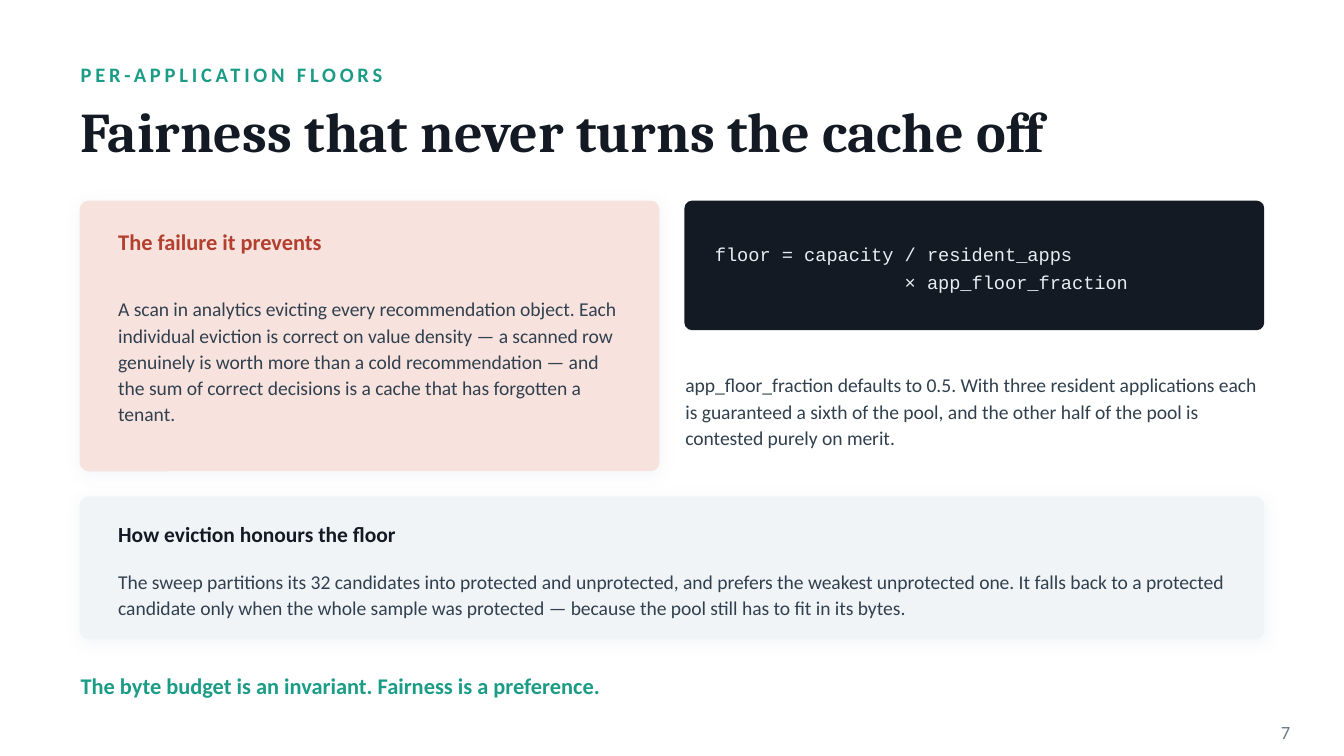
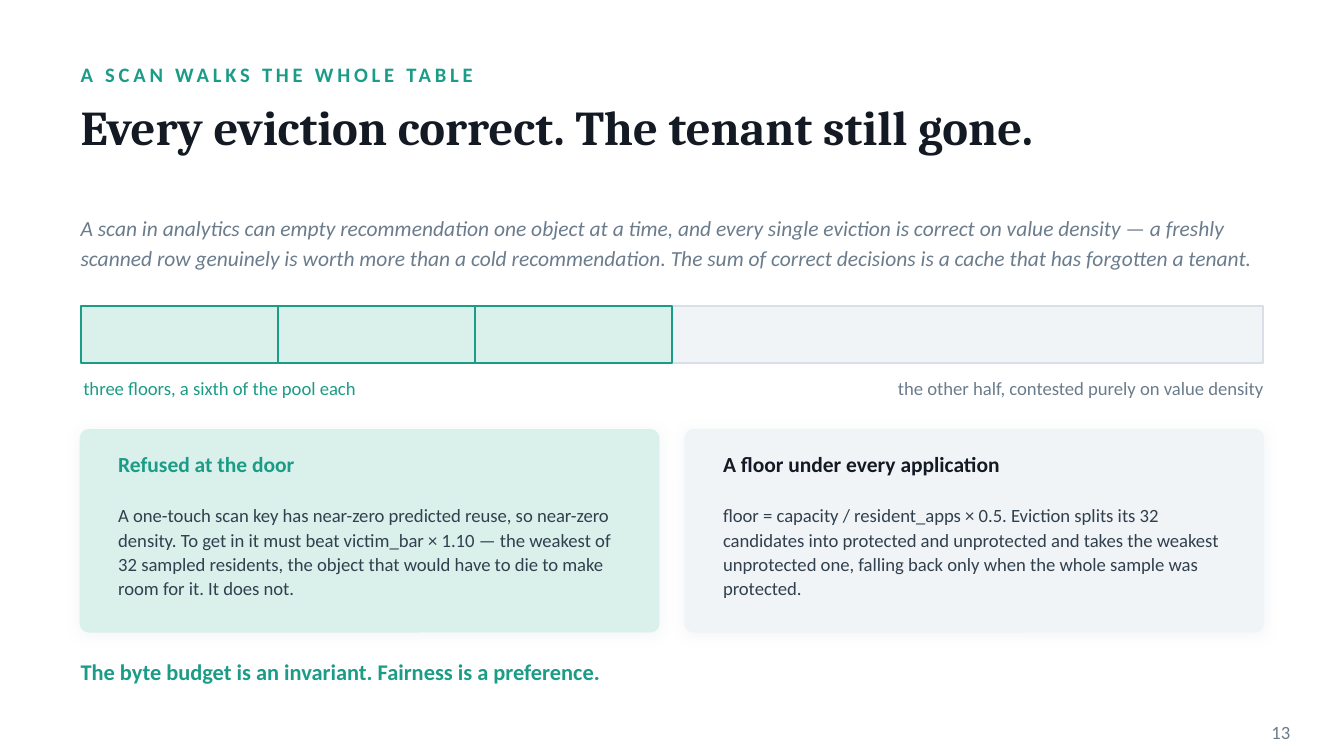
Before and after one commit to officialayush23/VH26-KalaDhua, a slide deck: slide 14 of docs/AURA.pptx (slide 8 before the commit). Drawn at 1344x756 pixels with LibreOffice and Linux fonts; fonts in the diff are those of the drawing. Boxes give left, top, right and bottom in pixels: in the first picture for what was removed or moved away, otherwise in the second. Text is boxed around its words. In the diff, an @@ line names an element or a change of style, - is before the commit and + after.

```diff
--- a/docs/AURA.pptx
+++ b/docs/AURA.pptx
@@ text at [81,111,1033,155]: text changed; size 30 to 26 pt @@
-Fairness that never turns the cache off
+Every eviction correct. The tenant still gone.
@@ rounded rectangle removed at [81,202,659,470] @@
@@ rounded rectangle removed at [685,202,1263,329] @@
@@ text at [81,221,1251,270]: text changed; size 10.5 to 11.5 pt; text colour #31404E to #6B7C8C; italic on @@
-A scan in analytics evicting every recommendation object. Each individual eviction is correct on value density — a scanned row genuinely is worth more than a cold recommendation — and the sum of correct decisions is a cache that has forgotten a tenant.
+A scan in analytics can empty recommendation one object at a time, and every single eviction is correct on value density — a freshly scanned row genuinely is worth more than a cold recommendation. The sum of correct decisions is a cache that has forgotten a tenant.
@@ text at [81,222,1106,571]: text changed @@
-PER-APPLICATION FLOORS
+A SCAN WALKS THE WHOLE TABLE
@@ text removed at [118,234,322,254] @@
-The failure it prevents
@@ text removed at [715,248,1128,293] @@
-floor = capacity / resident_apps
-× app_floor_fraction
@@ rectangle added at [81,306,1263,363], fill #F1F4F7, outline #D8DFE6 1 pt @@
@@ rectangle added at [81,306,278,363], fill #D9F0EB, outline #1B9C86 1 pt @@
@@ rectangle added at [278,306,476,363], fill #D9F0EB, outline #1B9C86 1 pt @@
@@ rectangle added at [474,306,672,363], fill #D9F0EB, outline #1B9C86 1 pt @@
@@ text added at [83,382,356,398], 10 pt, text #1B9C86 @@
+three floors, a sixth of the pool each
@@ text at [898,382,1263,398]: text changed; size 10.5 to 10 pt; text colour #31404E to #6B7C8C @@
-app_floor_fraction defaults to 0.5. With three resident applications each is guaranteed a sixth of the pool, and the other half of the pool is contested purely on merit.
+the other half, contested purely on value density
@@ rounded rectangle added at [81,430,659,632], fill #D9F0EB, outline #D9F0EB 1 pt @@
@@ rounded rectangle: place and size @@
-rounded rectangle at [81,497,1263,638]
+rounded rectangle at [685,430,1263,632]
@@ rounded rectangle at [685,430,1263,632]: proportions changed @@
@@ text added at [118,457,294,472], 11.5 pt, text #1B9C86, bold @@
+Refused at the door
@@ text added at [723,457,1000,476], 11.5 pt, text #141A24, bold @@
+A floor under every application
@@ text added at [118,509,610,595], 10 pt, text #31404E @@
+A one-touch scan key has near-zero predicted reuse, so near-zero density. To get in it must beat victim_bar × 1.10 — the weakest of 32 sampled residents, the object that would have to die to make room for it. It does not.
@@ text at [723,509,1219,598]: text changed; size 10.5 to 10 pt @@
-The sweep partitions its 32 candidates into protected and unprotected, and prefers the weakest unprotected one. It falls back to a protected candidate only when the whole sample was protected — because the pool still has to fit in its bytes.
+floor = capacity / resident_apps × 0.5. Eviction splits its 32 candidates into protected and unprotected and takes the weakest unprotected one, falling back only when the whole sample was protected.
@@ text removed at [118,527,396,542] @@
-How eviction honours the floor
@@ text "The byte budget is an ...": place and size @@
-text "The byte budget is an ..." at [81,678,599,698]
+text "The byte budget is an ..." at [81,664,599,684]
@@ text at [1271,727,1290,739]: text changed @@
-7
+13
```
Also in this commit, not shown: 6 other slides changed, 12 slides added, 15 slides removed, 6 other files.
